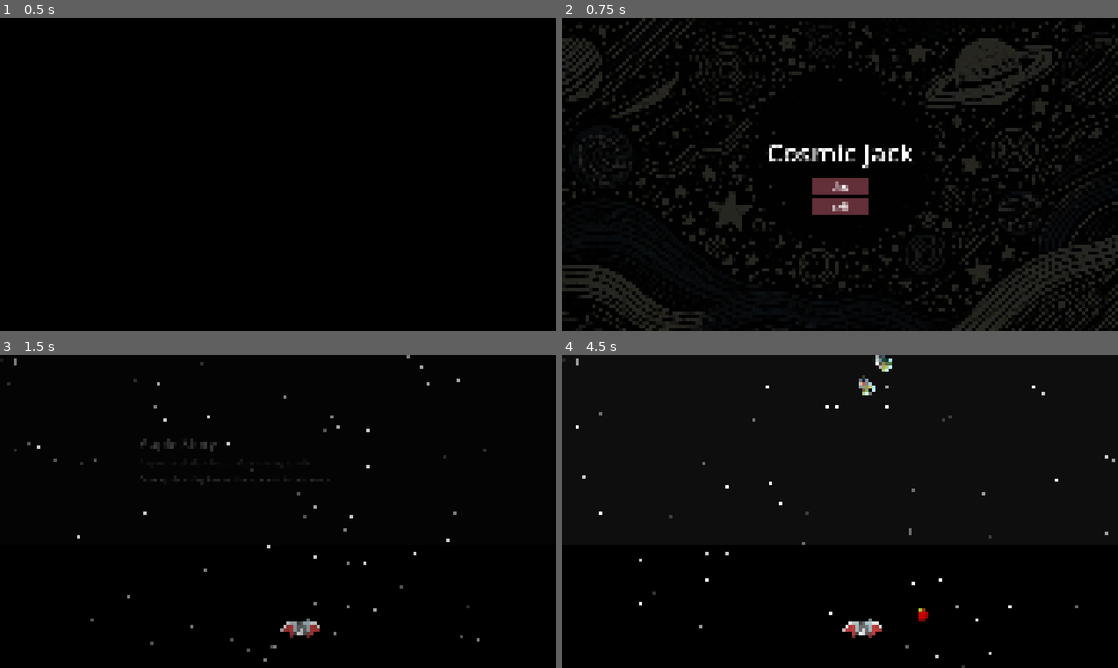
Above: before the commit, frames 1-4 (two rows, left to right).
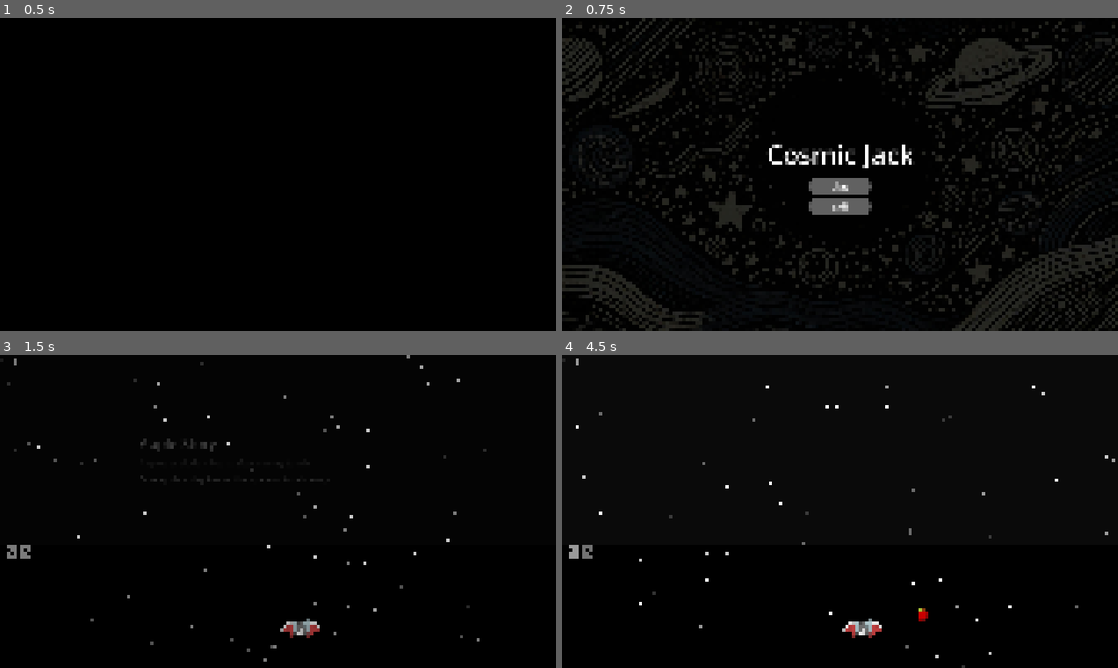
Above: after the commit, the same moments.

Repository: moby-it/cosmic-jack
Game: Godot game, scene res://main.tscn
Same seed, same stepped clock (60 frames per second), same inputs: the game is played once before the commit and once after it.
Inputs (mouse positions are in pixels of both pictures, inside the frame that each line leads up to):
- Up to frame 1 (0.5 s): no input
- Up to frame 2 (0.75 s): tap Enter at 0.5 s; move the mouse to (962, 158) at 0.52 s; hold Up (ui_up) from 0.53 s (still down); tap O at 0.6 s; click (962, 158) at 0.67 s
- Up to frame 3 (1.5 s): release Up (ui_up) at 1.25 s; click "play" at 1.25 s
- Up to frame 4 (4.5 s): click (589, 552) at 2.02 s; click (573, 552) at 2.77 s; click (573, 552) at 3.52 s; click (589, 552) at 4.27 s

Frame 1 is identical in both runs. In frame 2, 1.7% of the frame differs, in the area x 37-63%, y 40-63%; in frame 3, 0.1%; in frame 4, 0.4%.

Commit message:
add pause and restart buttons

Diff:
--- /dev/null
+++ b/levels/control_button_style.tres
@@ -0,0 +1,12 @@
+[gd_resource type="StyleBoxFlat" format=3 uid="uid://cr0hf6gpm3h8s"]
+
+[resource]
+bg_color = Color(0.118894, 0.389254, 0.642565, 1)
+corner_radius_top_left = 50
+corner_radius_top_right = 50
+corner_radius_bottom_right = 50
+corner_radius_bottom_left = 50
+expand_margin_left = 30.0
+expand_margin_top = 30.0
+expand_margin_right = 30.0
+expand_margin_bottom = 30.0
--- a/levels/level.gd
+++ b/levels/level.gd
@@ -14,6 +14,7 @@
 @onready var waves_container = $WavesContainer
 @onready var wave_no = $WaveNo
 @onready var wave_audio: AudioStreamPlayer = $WaveAudio
+@onready var play_btn: Button = $Controls/play
 
 # Wave Announcer Control
 var wave_announcer
@@ -280,3 +281,18 @@
 	AudioManager.seconds_per_beat = 60.0 / bpm
 	wave_audio.play()
 	wave_audio.finished.connect((func(): wave_audio.play()))
+
+func on_pause():
+	if AudioManager.paused:
+		play_btn.icon = load("res://assets/play-button.png")
+	else:
+		play_btn.icon = load("res://assets/pause-button.png")
+
+
+
+func _on_play_button_down() -> void:
+	await AudioManager.trigger_pause()
+	on_pause()
+
+func _on_restart_button_down() -> void:
+	restart_wave()
--- a/levels/level.tscn
+++ b/levels/level.tscn
@@ -6,6 +6,8 @@
 [ext_resource type="PackedScene" uid="uid://dcpxt7vufytv5" path="res://hud/background/background.tscn" id="5_sp8rb"]
 [ext_resource type="Script" uid="uid://bskkd332a4oyt" path="res://levels/frames.gd" id="6_26sqf"]
 [ext_resource type="Script" uid="uid://bc1cij0kstu21" path="res://version.gd" id="6_n7bey"]
+[ext_resource type="Texture2D" uid="uid://laxnuhm7p4k6" path="res://assets/pause-button.png" id="7_d5x7l"]
+[ext_resource type="Texture2D" uid="uid://d3c17fhapytu0" path="res://assets/reload.png" id="8_rtcij"]
 
 [node name="Level" type="Node2D"]
 script = ExtResource("1_6fb17")
@@ -28,6 +30,7 @@
 rotation = -0.000444478
 
 [node name="PlayArea" parent="." instance=ExtResource("4_pmx5f")]
+scale = Vector2(1.00104, 1)
 
 [node name="Version" type="Label" parent="."]
 visible = false
@@ -66,4 +69,24 @@
 
 [node name="WaveAudio" type="AudioStreamPlayer" parent="."]
 
+[node name="Controls" type="HBoxContainer" parent="."]
+offset_left = 49.0
+offset_top = 1330.0
+offset_right = 1189.0
+offset_bottom = 1850.0
+scale = Vector2(0.108935, 0.107467)
+theme_override_constants/separation = 400
+
+[node name="play" type="Button" parent="Controls"]
+layout_mode = 2
+theme_type_variation = &"ControlButton"
+icon = ExtResource("7_d5x7l")
+
+[node name="restart" type="Button" parent="Controls"]
+layout_mode = 2
+theme_type_variation = &"ControlButton"
+icon = ExtResource("8_rtcij")
+
 [connection signal="gui_input" from="PlayArea" to="." method="_on_play_area_gui_input"]
+[connection signal="button_down" from="Controls/play" to="." method="_on_play_button_down"]
+[connection signal="button_down" from="Controls/restart" to="." method="_on_restart_button_down"]
--- a/menu/main_menu.tscn
+++ b/menu/main_menu.tscn
@@ -33,14 +33,13 @@
 custom_minimum_size = Vector2(400, 0)
 layout_mode = 2
 size_flags_horizontal = 4
-theme_override_constants/separation = 20
+theme_override_constants/separation = 40
 
 [node name="start" type="Button" parent="container/VBoxContainer/VBoxContainer"]
 layout_mode = 2
 size_flags_horizontal = 5
 size_flags_vertical = 4
 text = "play"
-
 
 [node name="exit" type="Button" parent="container/VBoxContainer/VBoxContainer"]
 layout_mode = 2
--- a/project.godot
+++ b/project.godot
@@ -45,7 +45,7 @@
 
 [gui]
 
-theme/custom="res://theme.tres"
+theme/custom="res://styles/theme.tres"
 
 [input]
 
--- a/singletons/audio_manager.gd
+++ b/singletons/audio_manager.gd
@@ -31,18 +31,24 @@
 
 func _input(event: InputEvent) -> void:
 	if event.is_action_pressed("Pause"):
-		if not paused:
-			var time = (Time.get_ticks_usec() - time_begin) / 1000000.0
-			paused_time_offset = seconds_per_beat - time_to_next_beat
-			#print("pause at offset: ", paused_time_offset)
-			#print("next beat after: ", time_to_next_beat)
-			paused = true
-			on_pause.emit()
-		else:
-			await get_tree().create_timer(time_to_next_beat + paused_time_offset).timeout
-			paused = false
-			paused_time_offset = 0.0
-			on_pause.emit()
+		await trigger_pause()
+
+func trigger_pause():
+		pause() if not paused else await unpause()
+
+func pause():
+	var time = (Time.get_ticks_usec() - time_begin) / 1000000.0
+	paused_time_offset = seconds_per_beat - time_to_next_beat
+	#print("pause at offset: ", paused_time_offset)
+	#print("next beat after: ", time_to_next_beat)
+	paused = true
+	on_pause.emit()
+
+func unpause():
+	await get_tree().create_timer(time_to_next_beat + paused_time_offset).timeout
+	paused = false
+	paused_time_offset = 0.0
+	on_pause.emit()
 
 func reset():
 	paused = false
--- /dev/null
+++ b/styles/button_style.tres
@@ -0,0 +1,12 @@
+[gd_resource type="StyleBoxFlat" format=3 uid="uid://wp2upljc0i07"]
+
+[resource]
+bg_color = Color(0.38, 0.38, 0.38, 1)
+corner_radius_top_left = 50
+corner_radius_top_right = 50
+corner_radius_bottom_right = 50
+corner_radius_bottom_left = 50
+expand_margin_left = 10.0
+expand_margin_top = 10.0
+expand_margin_right = 10.0
+expand_margin_bottom = 10.0
--- /dev/null
+++ b/styles/disabled_button_style.tres
@@ -0,0 +1,11 @@
+[gd_resource type="StyleBoxFlat" format=3 uid="uid://c52g68l4pcwt0"]
+
+[resource]
+corner_radius_top_left = 50
+corner_radius_top_right = 50
+corner_radius_bottom_right = 50
+corner_radius_bottom_left = 50
+expand_margin_left = 10.0
+expand_margin_top = 10.0
+expand_margin_right = 10.0
+expand_margin_bottom = 10.0
--- /dev/null
+++ b/styles/hover_button_style.tres
@@ -0,0 +1,11 @@
+[gd_resource type="StyleBoxFlat" format=3 uid="uid://b0hatxvrfsxi"]
+
+[resource]
+corner_radius_top_left = 50
+corner_radius_top_right = 50
+corner_radius_bottom_right = 50
+corner_radius_bottom_left = 50
+expand_margin_left = 10.0
+expand_margin_top = 10.0
+expand_margin_right = 10.0
+expand_margin_bottom = 10.0
--- /dev/null
+++ b/styles/pressed_button_style.tres
@@ -0,0 +1,11 @@
+[gd_resource type="StyleBoxFlat" format=3 uid="uid://btqijqminqd7w"]
+
+[resource]
+corner_radius_top_left = 50
+corner_radius_top_right = 50
+corner_radius_bottom_right = 50
+corner_radius_bottom_left = 50
+expand_margin_left = 10.0
+expand_margin_top = 10.0
+expand_margin_right = 10.0
+expand_margin_bottom = 10.0
--- /dev/null
+++ b/styles/theme.tres
@@ -0,0 +1,74 @@
+[gd_resource type="Theme" load_steps=8 format=3 uid="uid://dixyj4a6nc4u0"]
+
+[ext_resource type="StyleBox" uid="uid://b0hatxvrfsxi" path="res://styles/hover_button_style.tres" id="1_cjfk0"]
+[ext_resource type="StyleBox" uid="uid://wp2upljc0i07" path="res://styles/button_style.tres" id="2_110ce"]
+[ext_resource type="StyleBox" uid="uid://btqijqminqd7w" path="res://styles/pressed_button_style.tres" id="3_vj6dk"]
+
+[sub_resource type="StyleBoxFlat" id="StyleBoxFlat_110ce"]
+bg_color = Color(0.45, 0.45, 0.45, 1)
+corner_radius_top_left = 60
+corner_radius_top_right = 60
+corner_radius_bottom_right = 60
+corner_radius_bottom_left = 60
+expand_margin_left = 100.0
+expand_margin_top = 100.0
+expand_margin_right = 100.0
+expand_margin_bottom = 100.0
+
+[sub_resource type="StyleBoxFlat" id="StyleBoxFlat_05tig"]
+corner_radius_top_left = 60
+corner_radius_top_right = 60
+corner_radius_bottom_right = 60
+corner_radius_bottom_left = 60
+expand_margin_left = 100.0
+expand_margin_top = 100.0
+expand_margin_right = 100.0
+expand_margin_bottom = 100.0
+
+[sub_resource type="StyleBoxFlat" id="StyleBoxFlat_1rmny"]
+bg_color = Color(0.35, 0.35, 0.35, 1)
+corner_radius_top_left = 60
+corner_radius_top_right = 60
+corner_radius_bottom_right = 60
+corner_radius_bottom_left = 60
+expand_margin_left = 100.0
+expand_margin_top = 100.0
+expand_margin_right = 100.0
+expand_margin_bottom = 100.0
+
+[sub_resource type="SystemFont" id="SystemFont_xwa45"]
+
+[resource]
+default_font = SubResource("SystemFont_xwa45")
+Button/colors/font_color = Color(1, 1, 1, 1)
+Button/colors/font_disabled_color = Color(0.875, 0.875, 0.875, 0.5)
+Button/colors/font_focus_color = Color(0.95, 0.95, 0.95, 1)
+Button/colors/font_hover_color = Color(0.95, 0.95, 0.95, 1)
+Button/colors/font_hover_pressed_color = Color(1, 1, 1, 1)
+Button/colors/font_outline_color = Color(0, 0, 0, 1)
+Button/colors/font_pressed_color = Color(1, 1, 1, 1)
+Button/colors/icon_disabled_color = Color(1, 1, 1, 0.4)
+Button/colors/icon_focus_color = Color(1, 1, 1, 1)
+Button/colors/icon_hover_color = Color(1, 1, 1, 1)
+Button/colors/icon_hover_pressed_color = Color(1, 1, 1, 1)
+Button/colors/icon_normal_color = Color(1, 1, 1, 1)
+Button/colors/icon_pressed_color = Color(1, 1, 1, 1)
+Button/constants/align_to_largest_stylebox = 0
+Button/constants/h_separation = 4
+Button/constants/icon_max_width = 0
+Button/constants/outline_size = 0
+Button/font_sizes/font_size = 68
+Button/styles/hover = ExtResource("1_cjfk0")
+Button/styles/normal = ExtResource("2_110ce")
+Button/styles/pressed = ExtResource("3_vj6dk")
+ControlButton/base_type = &"Button"
+ControlButton/styles/hover = SubResource("StyleBoxFlat_110ce")
+ControlButton/styles/normal = SubResource("StyleBoxFlat_05tig")
+ControlButton/styles/pressed = SubResource("StyleBoxFlat_1rmny")
+Label/font_sizes/font_size = 58
+RichTextLabel/font_sizes/bold_font_size = 32
+RichTextLabel/font_sizes/bold_italics_font_size = 32
+RichTextLabel/font_sizes/italics_font_size = 32
+RichTextLabel/font_sizes/mono_font_size = 32
+RichTextLabel/font_sizes/normal_font_size = 32
+TabBar/font_sizes/font_size = 48
--- a/theme.tres
+++ /dev/null
@@ -1,39 +0,0 @@
-[gd_resource type="Theme" load_steps=4 format=3 uid="uid://dixyj4a6nc4u0"]
-
-[sub_resource type="StyleBoxFlat" id="StyleBoxFlat_pceo8"]
-bg_color = Color(0.53, 0.2491, 0.300598, 1)
-corner_radius_top_left = 20
-corner_radius_top_right = 20
-corner_radius_bottom_right = 20
-corner_radius_bottom_left = 20
-expand_margin_left = 2.0
-expand_margin_top = 2.0
-expand_margin_right = 2.0
-expand_margin_bottom = 2.0
-
-[sub_resource type="StyleBoxFlat" id="StyleBoxFlat_7wauu"]
-content_margin_left = 10.0
-content_margin_top = 10.0
-content_margin_right = 10.0
-content_margin_bottom = 10.0
-bg_color = Color(0.39, 0.1833, 0.221195, 1)
-corner_radius_top_left = 20
-corner_radius_top_right = 20
-corner_radius_bottom_right = 20
-corner_radius_bottom_left = 20
-
-[sub_resource type="SystemFont" id="SystemFont_xwa45"]
-
-[resource]
-default_font = SubResource("SystemFont_xwa45")
-Button/colors/font_color = Color(1, 1, 1, 1)
-Button/font_sizes/font_size = 68
-Button/styles/hover = SubResource("StyleBoxFlat_pceo8")
-Button/styles/normal = SubResource("StyleBoxFlat_7wauu")
-Label/font_sizes/font_size = 58
-RichTextLabel/font_sizes/bold_font_size = 32
-RichTextLabel/font_sizes/bold_italics_font_size = 32
-RichTextLabel/font_sizes/italics_font_size = 32
-RichTextLabel/font_sizes/mono_font_size = 32
-RichTextLabel/font_sizes/normal_font_size = 32
-TabBar/font_sizes/font_size = 48
Binary file added: assets/pause-button.png
Not shown, added: assets/pause-button.png.import
Binary file added: assets/play-button.png
Not shown, added: assets/play-button.png.import
Binary file added: assets/reload.png
Not shown, changed: assets/reload.png.import
Binary file removed: assets/right_arrow.jpg
Not shown: 1 places in levels/level.tscn that only renumber resources
Not shown, changed: devlogs.md
